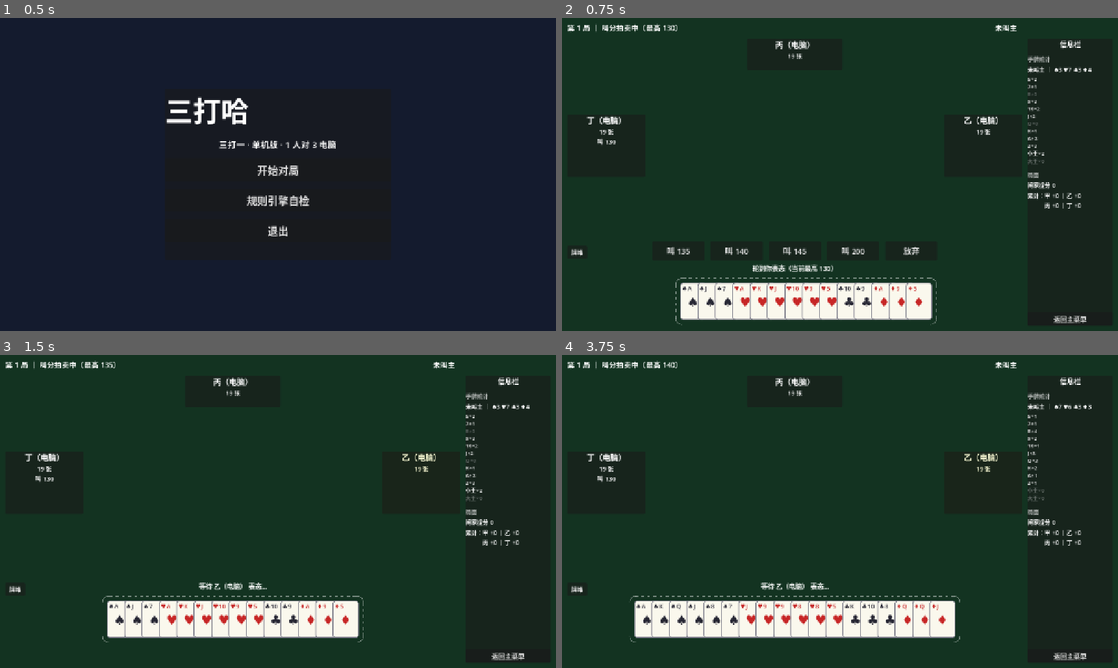
Above: before the commit, frames 1-4 (two rows, left to right).
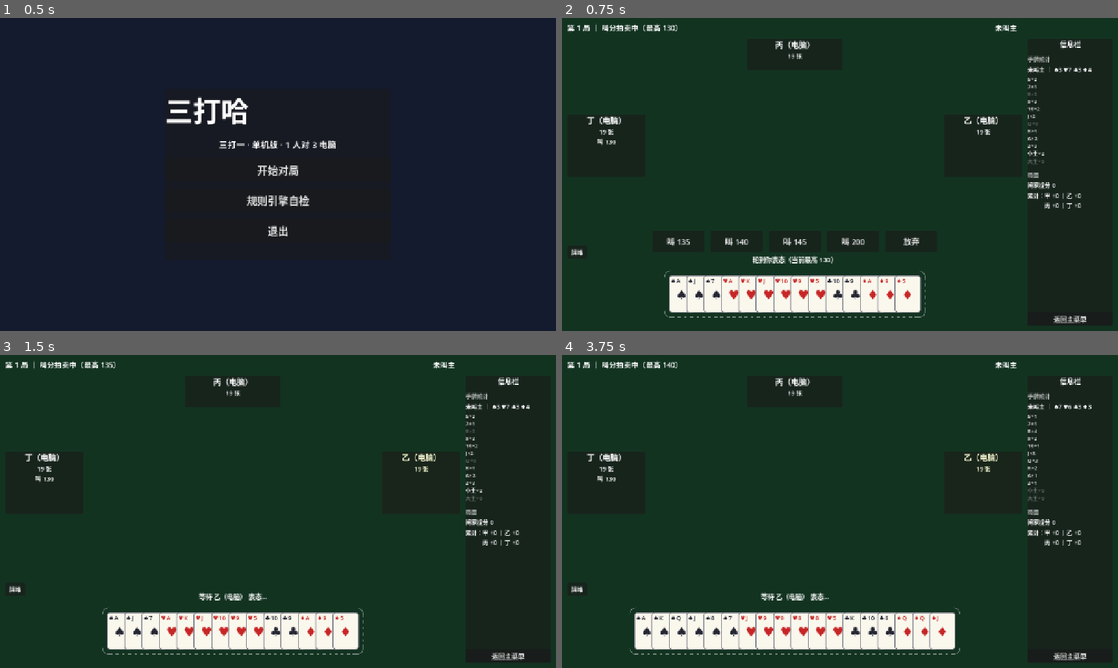
Above: after the commit, the same moments.

Repository: longy1/three-beat-one
Game: Godot game, scene res://scenes/main_menu.tscn
The game is run twice, just before and just after one commit, with the same random seed, the same clock (stepped at 60 frames per second) and the same inputs.
Inputs:
- Up to frame 1 (0.5 s): no input
- Up to frame 2 (0.75 s): click "开始对局" at 0.5 s
- Up to frame 3 (1.5 s): click "叫 135" at 1.25 s
- Up to frame 4 (3.75 s): click "返回主菜单" at 2 s; click "开始对局" at 2.75 s; click "叫 140" at 3.5 s

Frame 1 is identical in both runs. In frame 2, 5.4% of the frame differs, in the area x 18-68%, y 69-99%; in frame 3, 5.5%; in frame 4, 6.9%, in the area x 12-72%, y 72-96%.

Commit message:
ui: 底部区改为绝对分层——手牌/提示/按钮各自锚定固定槽位，按钮显隐不再推动手牌

Diff:
--- a/scenes/game_table.tscn
+++ b/scenes/game_table.tscn
@@ -199,34 +199,49 @@
 theme_override_font_sizes/font_size = 20
 text = "返回主菜单"
 
-[node name="BottomArea" type="VBoxContainer" parent="."]
+[node name="BottomArea" type="Control" parent="."]
 layout_mode = 1
 anchors_preset = 12
 anchor_top = 1.0
 anchor_right = 1.0
 anchor_bottom = 1.0
 offset_left = 12.0
-offset_top = -206.0
+offset_top = -230.0
 offset_right = -220.0
-offset_bottom = -20.0
+offset_bottom = -14.0
 grow_horizontal = 2
 grow_vertical = 0
-theme_override_constants/separation = 6.0
+mouse_filter = 2
 
 [node name="ActionBar" type="HBoxContainer" parent="BottomArea"]
-layout_mode = 2
+layout_mode = 1
+anchors_preset = 10
+anchor_right = 1.0
+offset_bottom = 48.0
+grow_horizontal = 2
 alignment = 1
 theme_override_constants/separation = 14.0
 
 [node name="HintLabel" type="Label" parent="BottomArea"]
-layout_mode = 2
+layout_mode = 1
+anchors_preset = 10
+anchor_right = 1.0
+offset_top = 54.0
+offset_bottom = 80.0
+grow_horizontal = 2
 theme_override_font_sizes/font_size = 15
 text = ""
 horizontal_alignment = 1
 
 [node name="HandRow" type="Control" parent="BottomArea"]
-layout_mode = 2
-size_flags_vertical = 3
+layout_mode = 1
+anchors_preset = 15
+anchor_right = 1.0
+anchor_bottom = 1.0
+offset_top = 86.0
+offset_bottom = -12.0
+grow_horizontal = 2
+grow_vertical = 2
 
 [node name="Sidebar" type="PanelContainer" parent="."]
 layout_mode = 1
